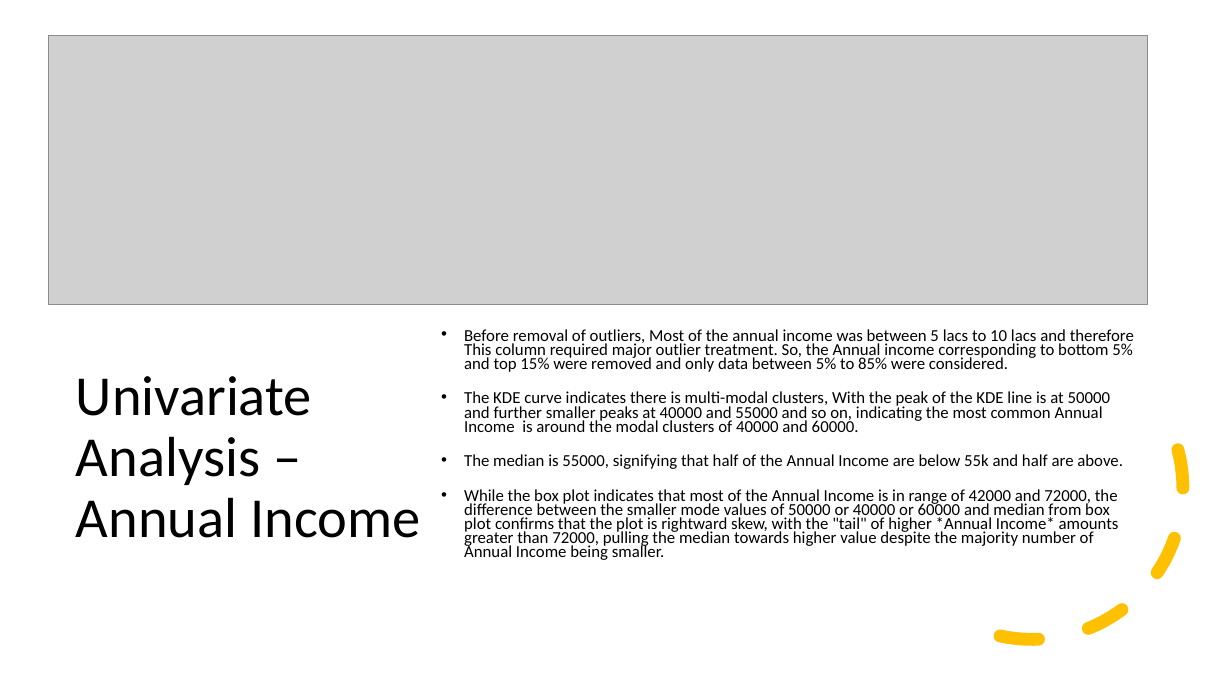
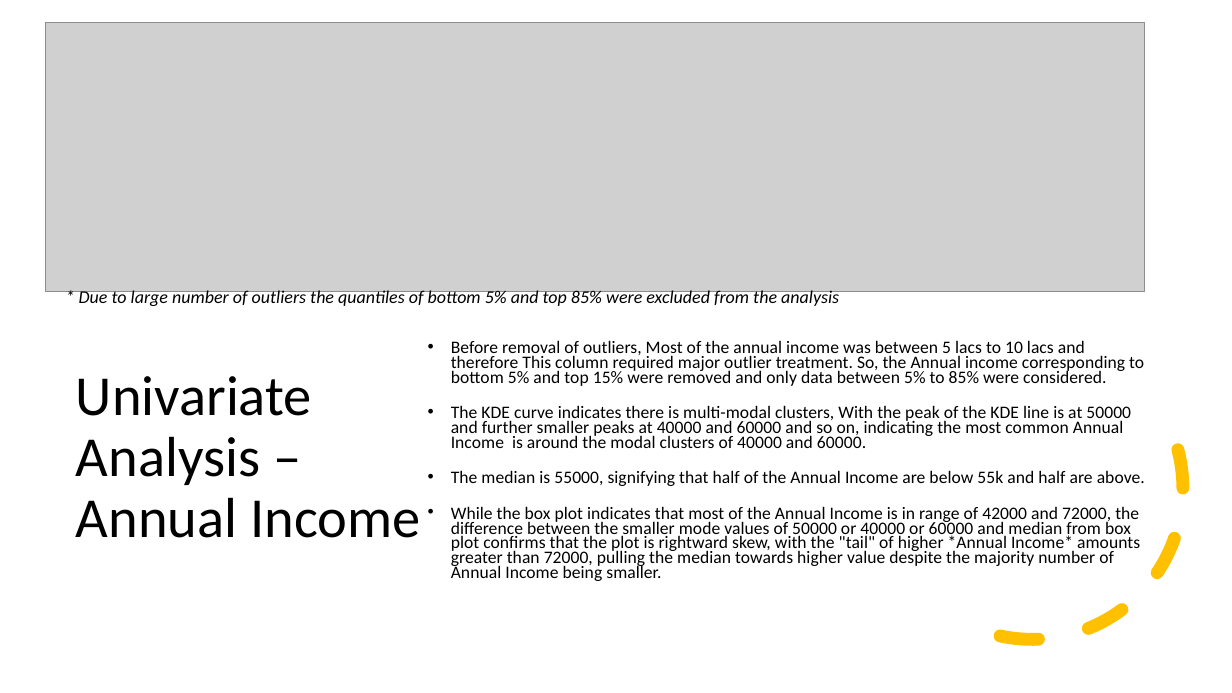
Before and after one commit to prachigoliwadekar/LendingClubCaseStudy, a slide deck: slide 12 of LendingClubCaseStudy.pptx (slide 14 before the commit). Drawn at 1232x693 pixels with LibreOffice and Linux fonts; fonts in the diff are those of the drawing; grey boxes stand for pictures. Boxes give left, top, right and bottom in pixels: in the first picture for what was removed or moved away, otherwise in the second. Text is boxed around its words. In the diff, an @@ line names an element or a change of style, - is before the commit and + after.

```diff
--- a/LendingClubCaseStudy.pptx
+++ b/LendingClubCaseStudy.pptx
@@ picture: place and size @@
-picture at <box>49,35,1148,304</box>
+picture at <box>45,22,1144,291</box>
@@ text added at <box>79,289,839,306</box>, 14 pt, text #000000, italic @@
+* Due to large number of outliers the quantiles of bottom 5% and top 85% were excluded from the analysis
@@ text "Before removal of outliers, Most ...": place and size @@
-text "Before removal of outliers, Most ..." at <box>464,329,1134,560</box>
+text "Before removal of outliers, Most ..." at <box>451,340,1145,581</box>
@@ text at <box>451,340,1145,581</box>: size 13.1 to 13.8 pt in "Before removal of outliers, Most of the ...", "The median is 55000, signifying that half ...", "While the box plot indicates that most ..." @@
@@ text at <box>451,405,1131,448</box>: text changed; size 13.1 to 13.8 pt @@
-• The KDE curve indicates there is multi-modal clusters, With the peak of the KDE line is at 50000 and further smaller peaks at 40000 and 55000 and so on, indicating the most common Annual Income is around the modal clusters of 40000 and 60000.
+• The KDE curve indicates there is multi-modal clusters, With the peak of the KDE line is at 50000 and further smaller peaks at 40000 and 60000 and so on, indicating the most common Annual Income is around the modal clusters of 40000 and 60000.
```
Also in this commit, not shown: 7 other slides changed, 16 slides added, 4 slides removed, 2 other files.
